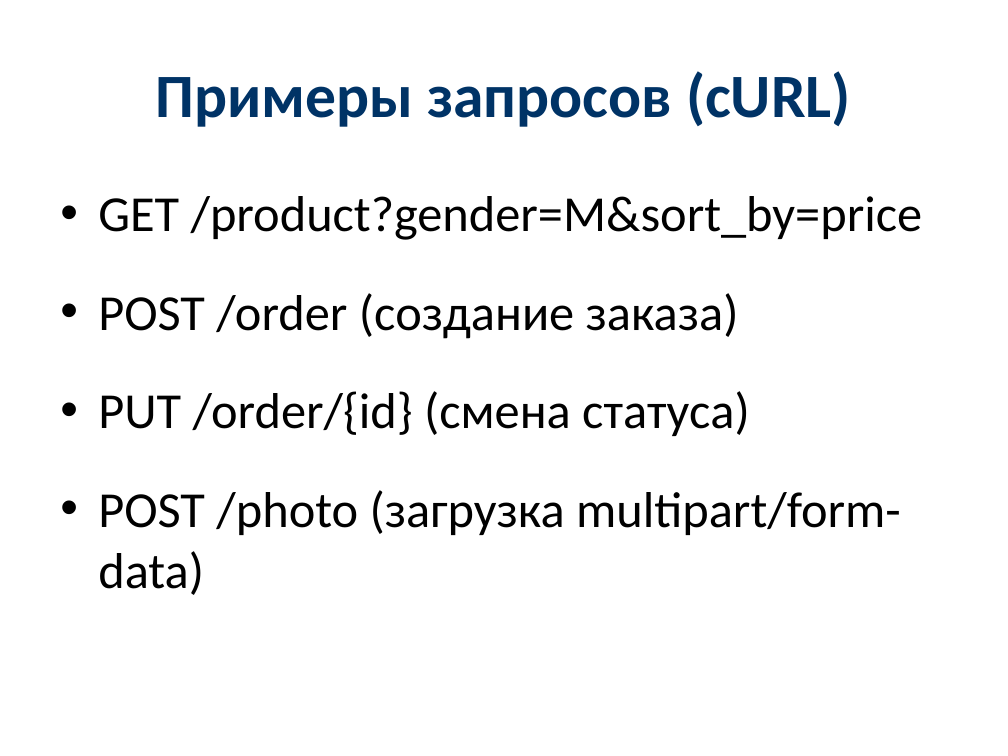
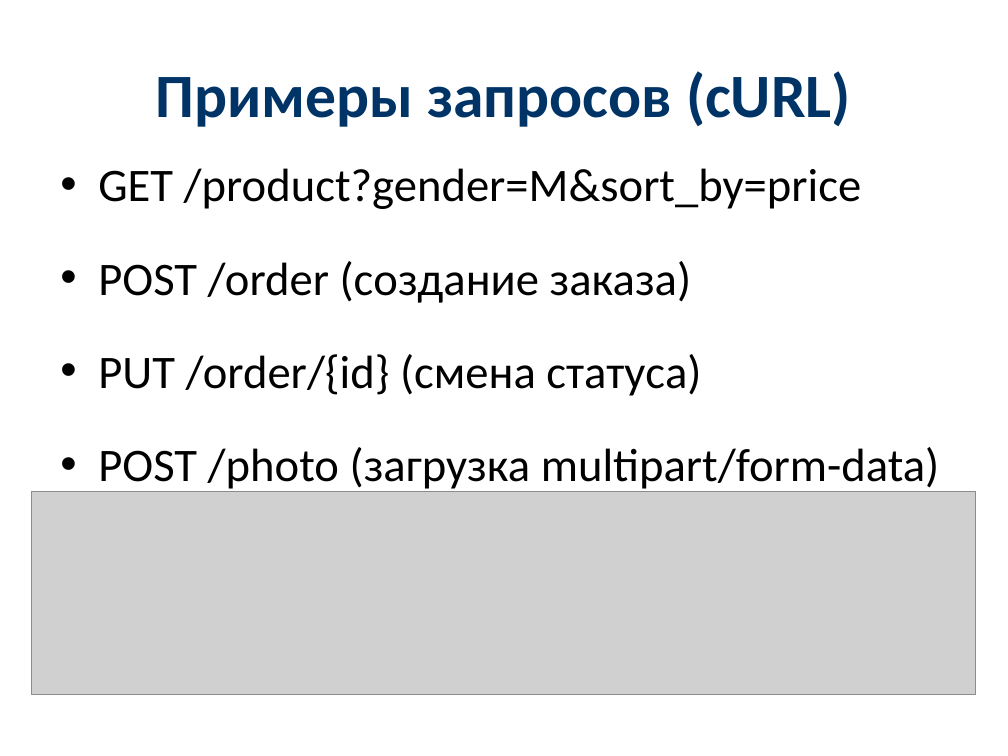
Before and after one commit to GEROXmaybe/Practika, a slide deck: slide 8 of преза учебка.pptx. Drawn at 1008x756 pixels with LibreOffice and Linux fonts; fonts in the diff are those of the drawing; grey boxes stand for pictures. Boxes give left, top, right and bottom in pixels: in the first picture for what was removed or moved away, otherwise in the second. Text is boxed around its words. In the diff, an @@ line names an element or a change of style, - is before the commit and + after.

```diff
--- a/преза учебка.pptx
+++ b/преза учебка.pptx
@@ text "GET /product?gender=М&sort_by=price": place and size @@
-text "GET /product?gender=М&sort_by=price" at box(98, 196, 923, 595)
+text "GET /product?gender=М&sort_by=price" at box(98, 168, 940, 493)
@@ text "GET /product?gender=М&sort_by=price" at box(98, 168, 940, 493): size 36 to 33.3 pt @@
@@ picture added at box(32, 492, 977, 696) @@
```
Also in this commit, not shown: 2 other slides changed, 1 slide added.
